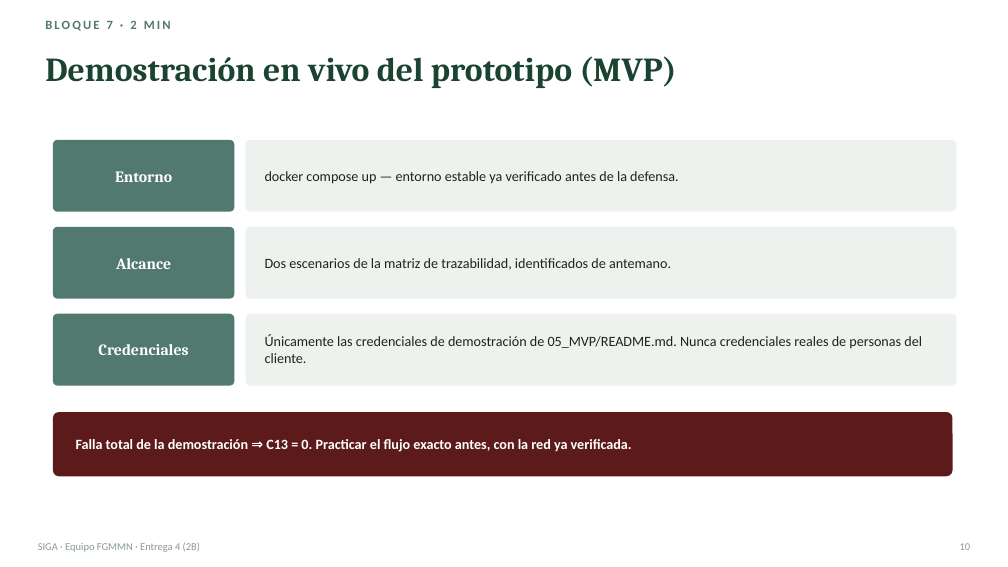
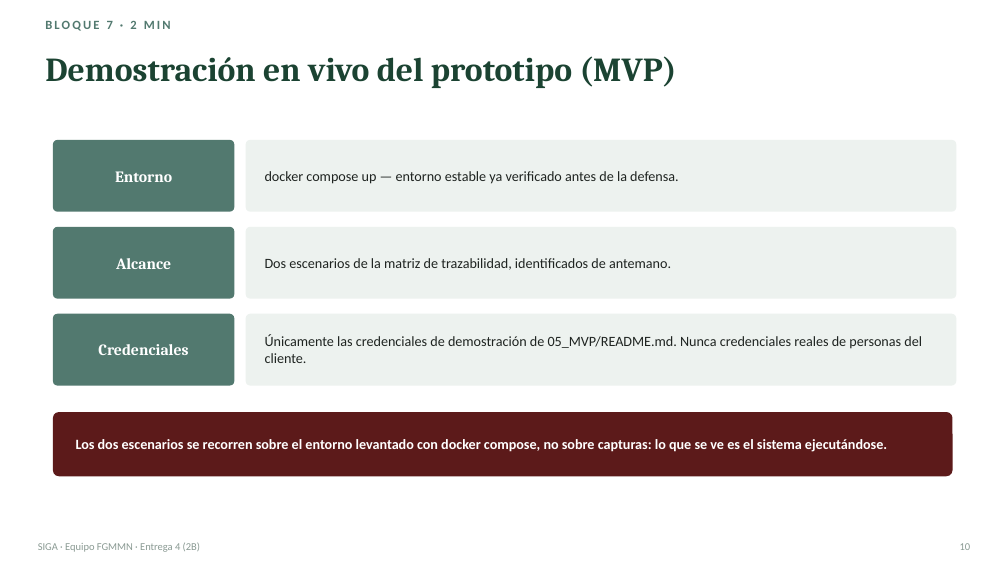
Before and after one commit to gsanchezc6-beep/SIGA_FGMMN_ISR401_AVANCE_2B, a slide deck: slide 10 of 08_Defensa/presentacion.pptx. Drawn at 1008x567 pixels with LibreOffice and Linux fonts; fonts in the diff are those of the drawing. Boxes give left, top, right and bottom in pixels: in the first picture for what was removed or moved away, otherwise in the second. Text is boxed around its words. In the diff, an @@ line names an element or a change of style, - is before the commit and + after.

```diff
--- a/08_Defensa/presentacion.pptx
+++ b/08_Defensa/presentacion.pptx
@@ text at box(76, 439, 887, 452): text changed @@
-Falla total de la demostración ⇒ C13 = 0. Practicar el flujo exacto antes, con la red ya verificada.
+Los dos escenarios se recorren sobre el entorno levantado con docker compose, no sobre capturas: lo que se ve es el sistema ejecutándose.
```
Also in this commit, not shown: 2 other slides changed, 5 other files.
